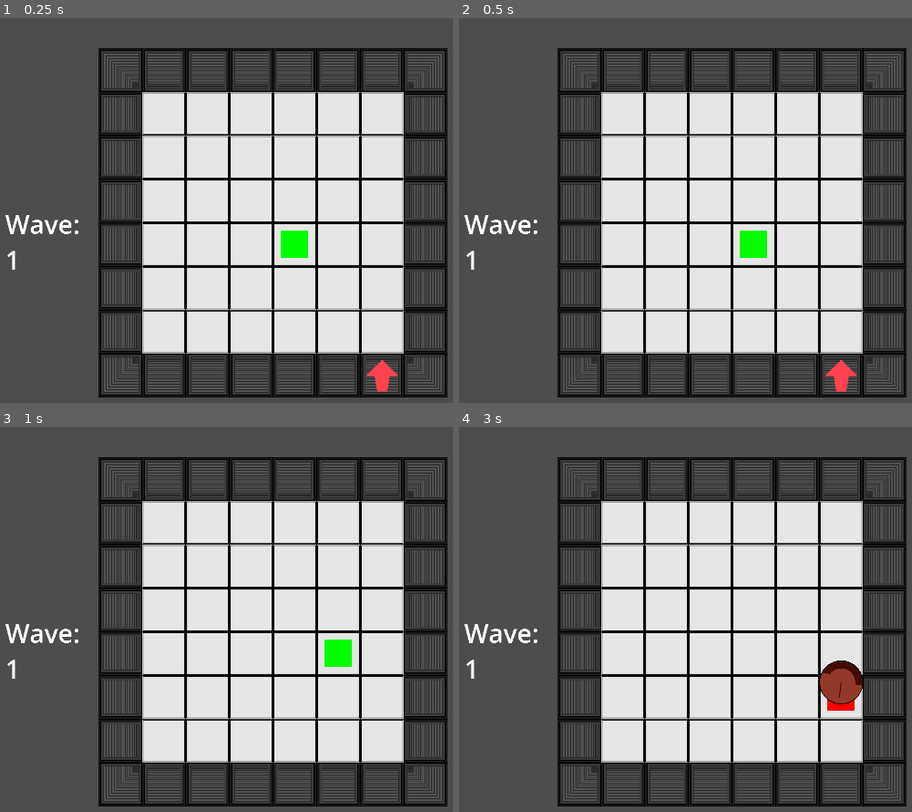
Above: before the commit, frames 1-4 (two rows, left to right).
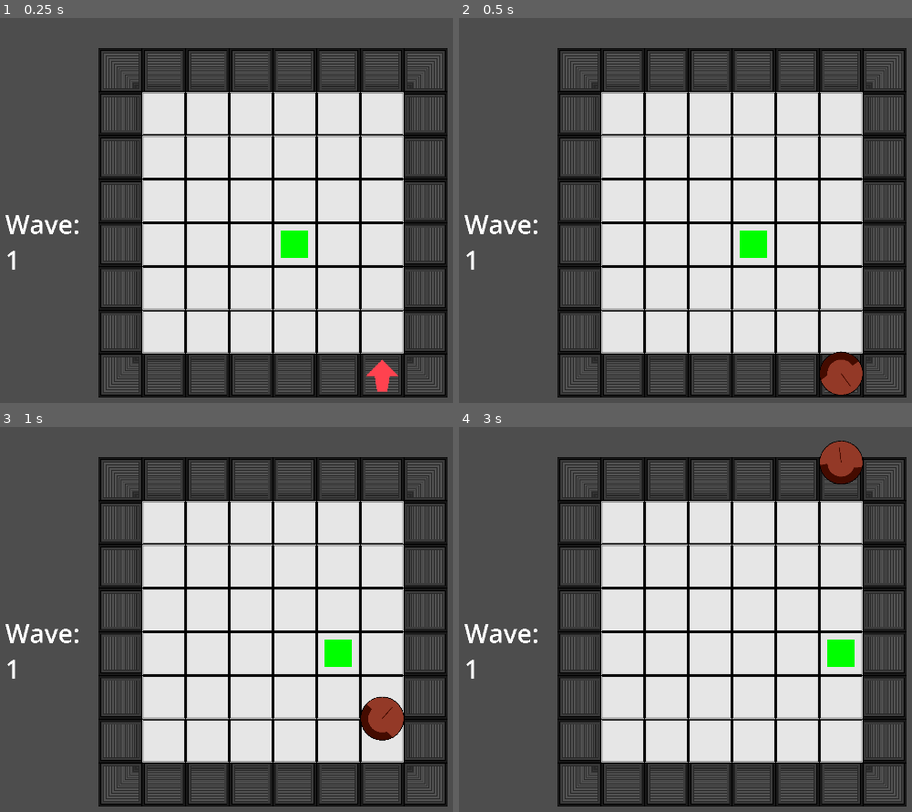
Above: after the commit, the same moments.

Repository: fantasticyeyplustiger/go-go-go
Game: Godot game, scene res://Levels/testing_level.tscn
The game is run twice, just before and just after one commit, with the same random seed, the same clock (stepped at 60 frames per second) and the same inputs. Sound files missing from this copy of the repository are replaced by a short silence.
Inputs:
- Up to frame 1 (0.25 s): no input
- Up to frame 2 (0.5 s): no input
- Up to frame 3 (1 s): hold D (right) from 0.53 s (still down)
- Up to frame 4 (3 s): release D (right) at 1.28 s; hold S (down) 1.28-2.03 s; hold D (right) 2.03-2.78 s; hold W (up) from 2.78 s (still down)

Frame 1 is identical in both runs. In frame 2, 0.8% of the frame differs, in the area x 79-90%, y 86-98%; in frame 3, 0.9%; in frame 4, 2.2%, in the area x 79-90%, y 3-74%.

Commit message:
Update LevelScript.gd

Diff:
--- a/GoGoGo!/Levels/LevelScript.gd
+++ b/GoGoGo!/Levels/LevelScript.gd
@@ -24,7 +24,7 @@
 
 
 func _ready():
-	bpm/=8
+	bpm/=4
 	beatLength = (60/bpm)*1000
 	pass
 
@@ -114,10 +114,10 @@
 '''
 func attack():
 
-	var arrow_delay = 0.6
+	var arrow_delay = beatLength/8000
 
 	if wave > 50:
-		arrow_delay = 0.4
+		arrow_delay = beatLength/8000
 
 	for i in spawn_left_or_right.size():
 		var spawner_position = str(i + 1)
@@ -164,15 +164,6 @@
 		start_music = true
 		start_wave = false
 
-	if wave > 120:
-		$Timer.wait_time = 1.5
-	elif wave > 90:
-		$Timer.wait_time = 1.7
-	elif wave > 60:
-		$Timer.wait_time = 2
-	elif wave > 30:
-		$Timer.wait_time = 2.5
-
 	print("wave: " + str(wave))
 
 	row_attacks = get_amount_of_attacks()
